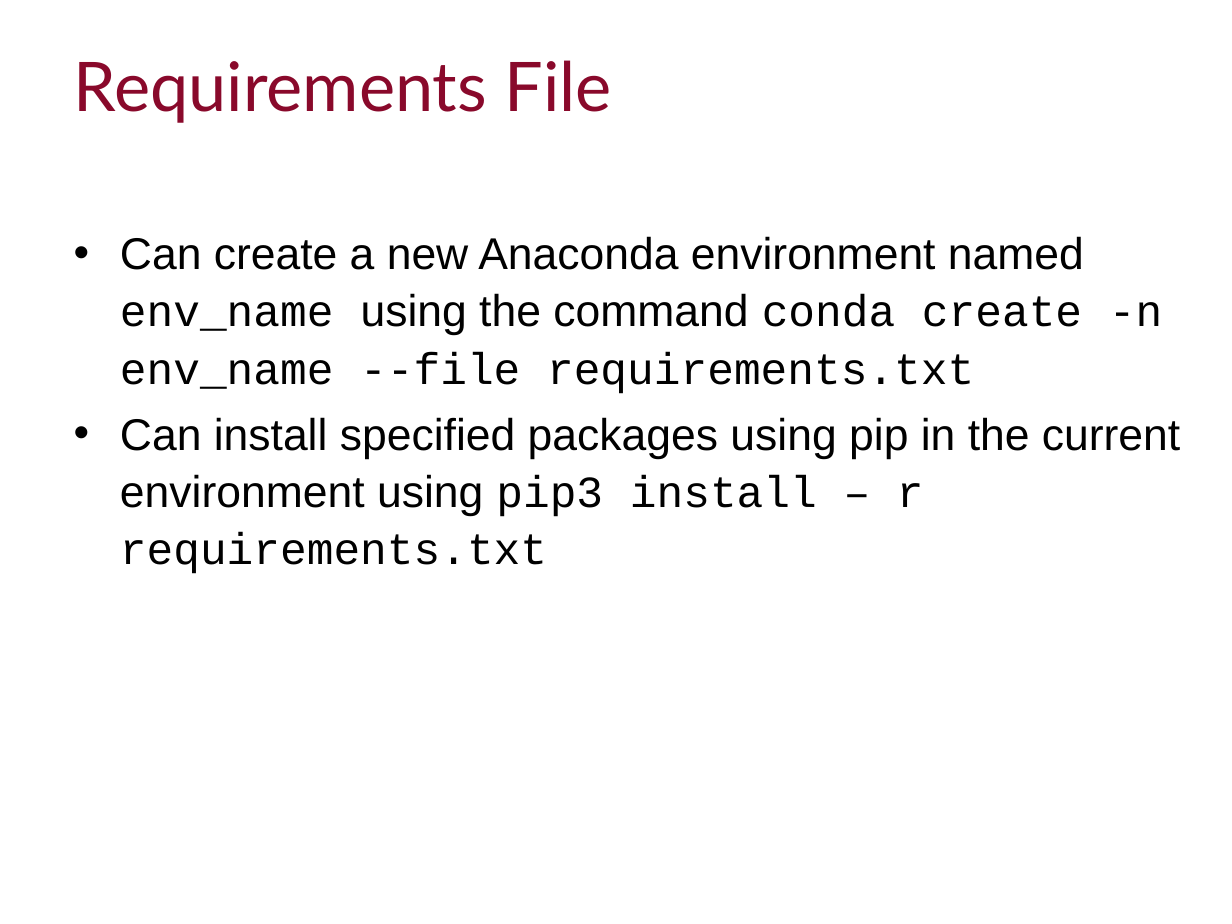
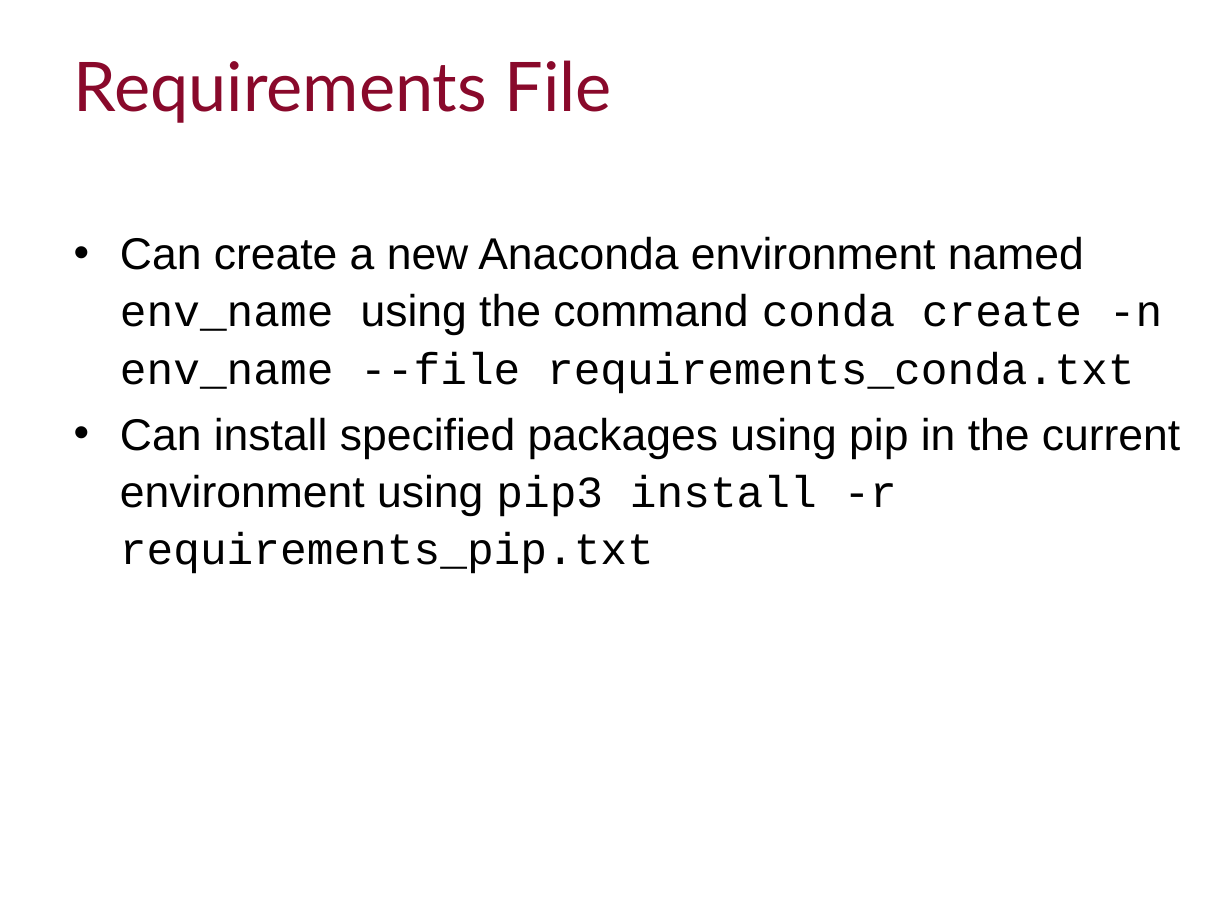
Before and after one commit to ImperialCollegeLondon/RCDS-managing-and-running-python-effectively, a slide deck: slide 15 of Managing and Running Python Effectively.pptx. Drawn at 1232x924 pixels with LibreOffice and Linux fonts; fonts in the diff are those of the drawing; background and template pictures are left out. Boxes give left, top, right and bottom in pixels: in the first picture for what was removed or moved away, otherwise in the second. Text is boxed around its words. In the diff, an @@ line names an element or a change of style, - is before the commit and + after.

```diff
--- a/Managing and Running Python Effectively.pptx
+++ b/Managing and Running Python Effectively.pptx
@@ text at [120,236,1180,574]: text changed @@
-• Can create a new Anaconda environment named env_name using the command conda create -n env_name --file requirements.txt
-• Can install specified packages using pip in the current environment using pip3 install – r requirements.txt
+• Can create a new Anaconda environment named env_name using the command conda create -n env_name --file requirements_conda.txt
+• Can install specified packages using pip in the current environment using pip3 install -r requirements_pip.txt
```
Also in this commit, not shown: 1 other slide changed, 2 other files.
